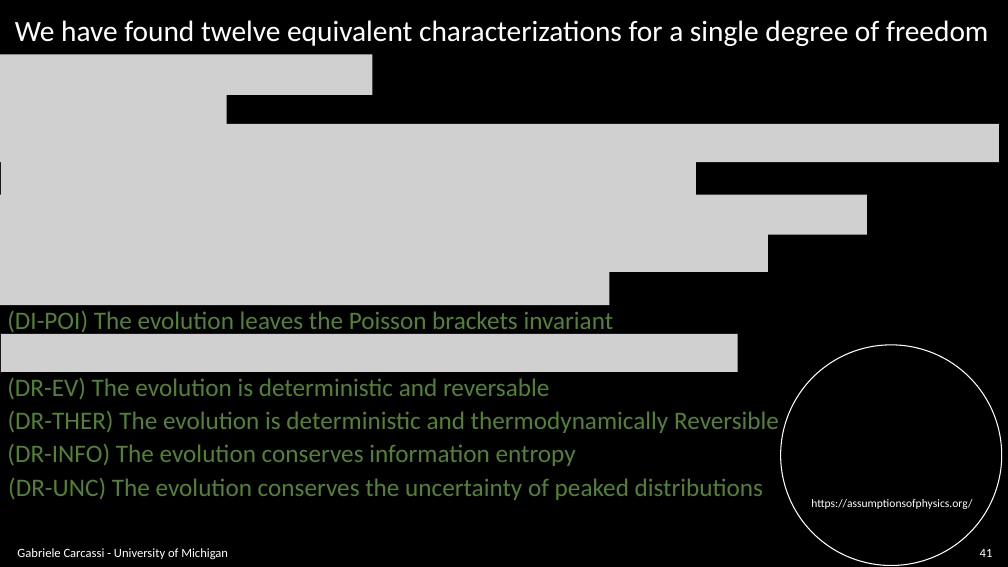
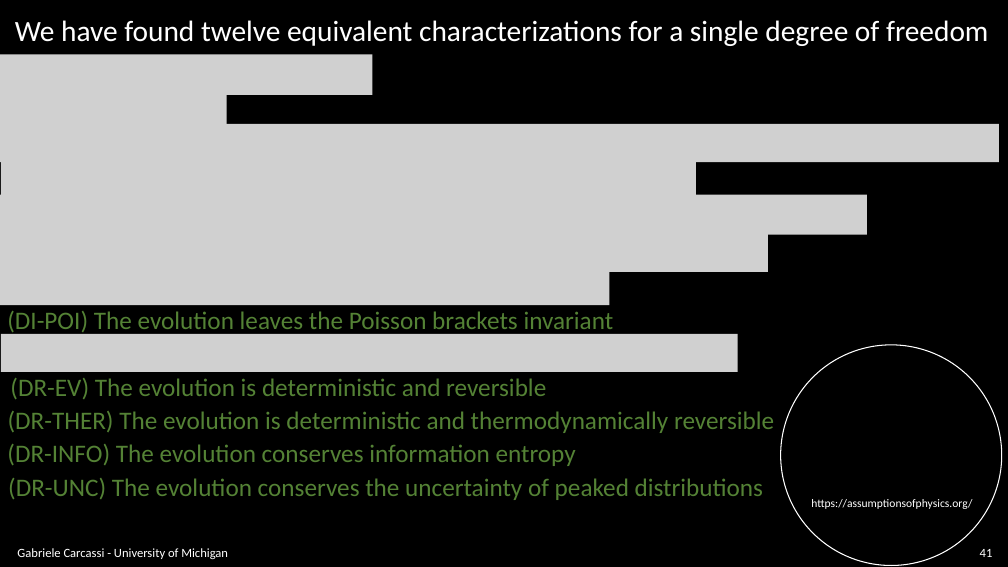
Before and after one commit to assumptionsofphysics/slides, a slide deck: slide 41 of BookCompanions-v2/RP-Class-3.pptx. Drawn at 1008x567 pixels with LibreOffice and Linux fonts; fonts in the diff are those of the drawing; grey boxes stand for pictures; background and template pictures are left out. Boxes give left, top, right and bottom in pixels: in the first picture for what was removed or moved away, otherwise in the second. Text is boxed around its words. In the diff, an @@ line names an element or a change of style, - is before the commit and + after.

```diff
--- a/BookCompanions-v2/RP-Class-3.pptx
+++ b/BookCompanions-v2/RP-Class-3.pptx
@@ text at [10, 378, 546, 399]: text changed @@
-(DR-EV) The evolution is deterministic and reversable
+(DR-EV) The evolution is deterministic and reversible
@@ text at [8, 411, 774, 433]: text changed @@
-(DR-THER) The evolution is deterministic and thermodynamically Reversible
+(DR-THER) The evolution is deterministic and thermodynamically reversible
```
Also in this commit, not shown: 1 other slide changed, 1 other file.
